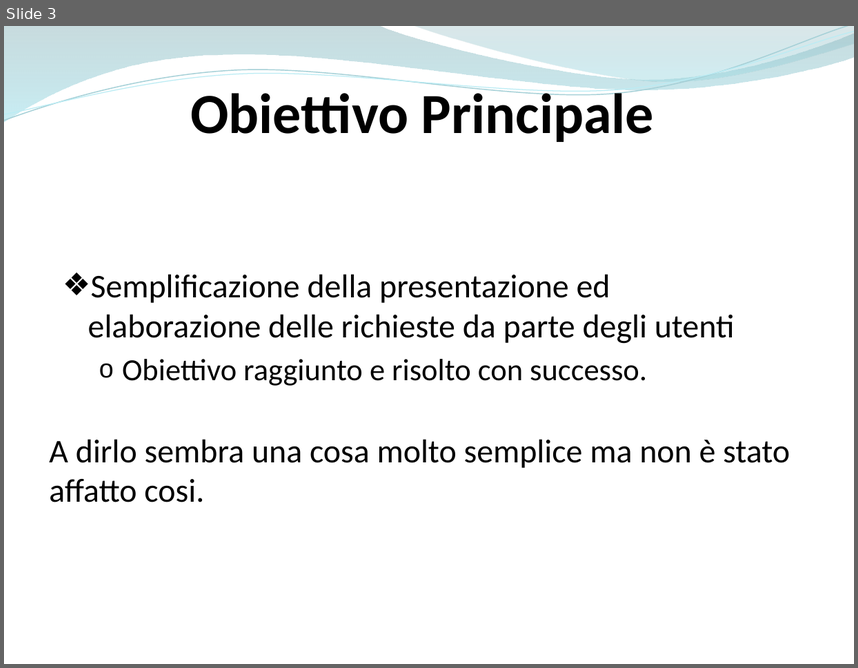
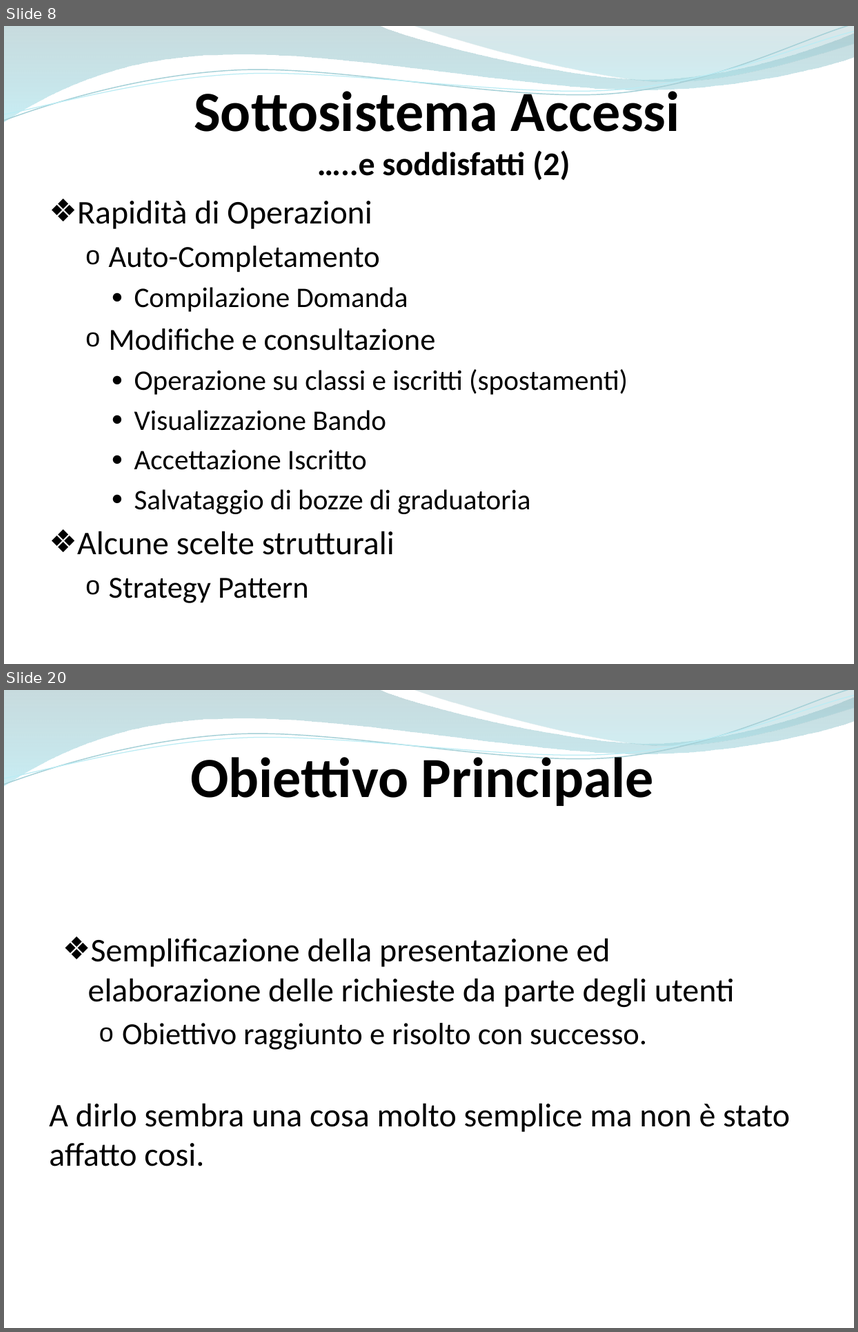
Before and after one commit to ammirate/at-silo, a slide deck: Presentazione/Atsilo1/[BOZZA] Atsilo_A_PresentazioneFinale copia.pptx. Shown one above the other, each under a label of ours: slide 3 before the commit, slides 8 and 20 after it; the slides between them are not shown. The pictures are 858x668 and 858x1332 pixels, drawn with LibreOffice and Linux fonts; fonts in the diff are those of the drawing. Boxes give left, top, right and bottom in pixels: in the first picture for what was removed or moved away, otherwise in the second. Text is boxed around its words. In the diff, an @@ line names an element or a change of style, - is before the commit and + after.

```diff
--- a/Presentazione/Atsilo1/[BOZZA] Atsilo_A_PresentazioneFinale copia.pptx
+++ b/Presentazione/Atsilo1/[BOZZA] Atsilo_A_PresentazioneFinale copia.pptx
@@ slide 8 added at <box>4,26,854,664</box>, background #FFFFFF; not listed: 4 template elements that a slide beside it also shows @@
@@ text added at <box>194,84,680,180</box>, 48 pt, text #000000, bold @@
+Sottosistema Accessi
+…..e soddisfatti (2)
@@ text added at <box>77,200,628,603</box>, 24 pt, text #000000 @@
+❖ Rapidità di Operazioni
+  o Auto-Completamento
+    ● Compilazione Domanda
+  o Modifiche e consultazione
+    ● Operazione su classi e iscritti (spostamenti)
+    ● Visualizzazione Bando
+    ● Accettazione Iscritto
+    ● Salvataggio di bozze di graduatoria
+❖ Alcune scelte strutturali
+  o Strategy Pattern
@@ what was slide 3 is now slide 20 @@
```
Also in this commit, not shown: 13 slides changed, 17 other slides added, 2 slides removed.
